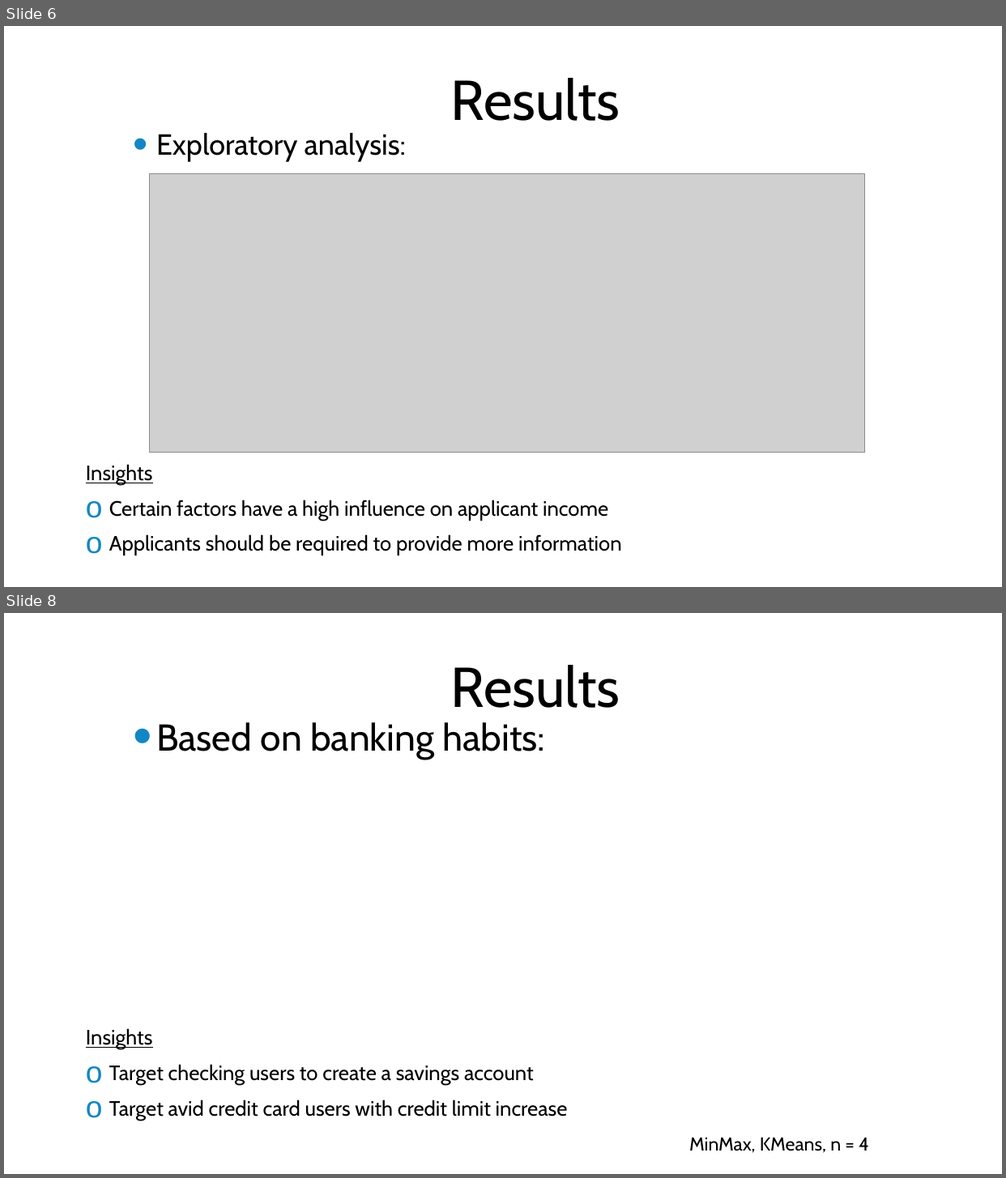
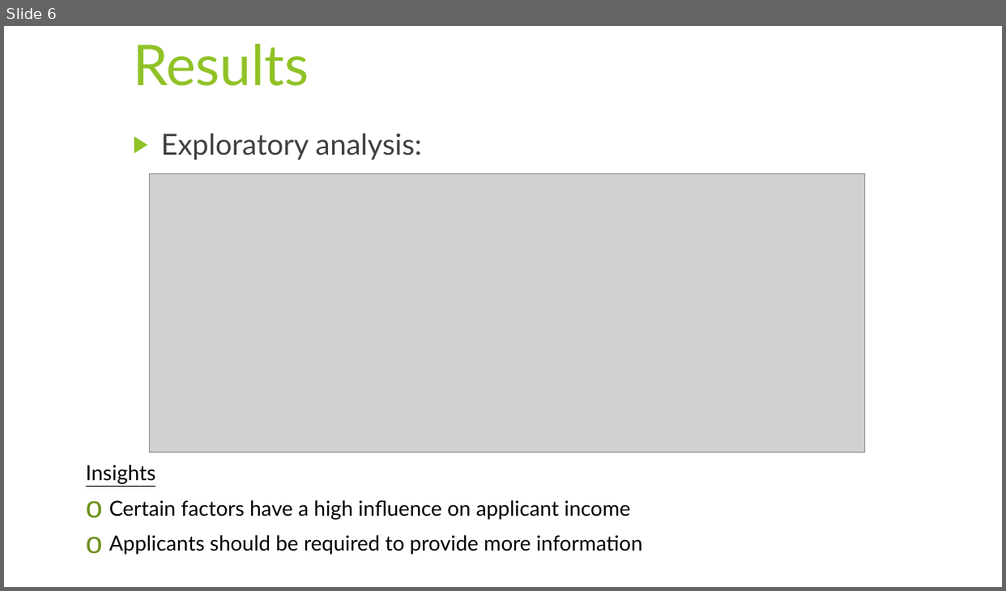
Before and after one commit to NB094/lighthouse-data-notes, a slide deck: Week_7/Day_4/Miniproject 4.pptx. Shown one above the other, each under a label of ours: slides 6 and 8 before the commit, slide 6 after it; the slides between them are not shown. The pictures are 1006x1178 and 1006x591 pixels, drawn with LibreOffice and Linux fonts; fonts in the diff are those of the drawing; grey boxes stand for pictures; background and template pictures are left out. Boxes give left, top, right and bottom in pixels: in the first picture for what was removed or moved away, otherwise in the second. Text is boxed around its words. In the diff, an @@ line names an element or a change of style, - is before the commit and + after.

```diff
--- a/Week_7/Day_4/Miniproject 4.pptx
+++ b/Week_7/Day_4/Miniproject 4.pptx
@@ slide 8 removed at box(4, 613, 1002, 1174), background picture (left out) @@
@@ rectangle removed at box(4, 613, 994, 1174) @@
@@ title removed at box(451, 665, 620, 708) @@
-Results
@@ text removed at box(156, 722, 546, 760) @@
-• Based on banking habits:
@@ text removed at box(86, 1029, 568, 1120) @@
-Insights
-o Target checking users to create a savings account
-o Target avid credit card users with credit limit increase
@@ text removed at box(689, 1138, 869, 1153) @@
-MinMax, KMeans, n = 4
@@ slide 6 changed as well @@
@@ rectangle: place and size @@
-rectangle at box(4, 26, 994, 587)
+rectangle at box(4, 26, 1002, 587)
@@ title "Results" at box(133, 44, 309, 86): font Cabin to Lato, text colour #000000 to #90C226; alignment centre to left; vertical alignment middle to top @@
@@ text "Exploratory analysis:" at box(161, 133, 422, 160): font Cabin to Lato, text colour #000000 to #404040; bullet • to ▶; less space between paragraphs; bullet colour #1287C3 to #90C226 @@
@@ text "Insights" at box(86, 465, 642, 555): font Cabin to Lato; bullet colour #1287C3 to #6C921D @@
```
Also in this commit, not shown: 6 other slides changed, 2 slides added, 1 other slide removed, 4 other files.
